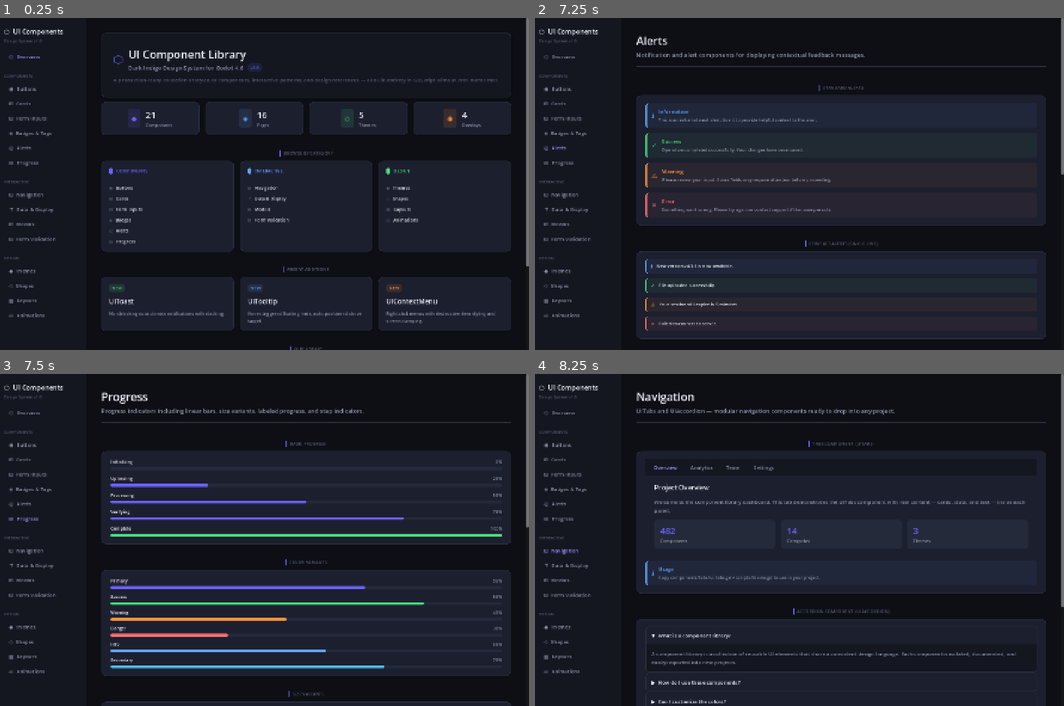
Above: before the commit, frames 1-4 (two rows, left to right).
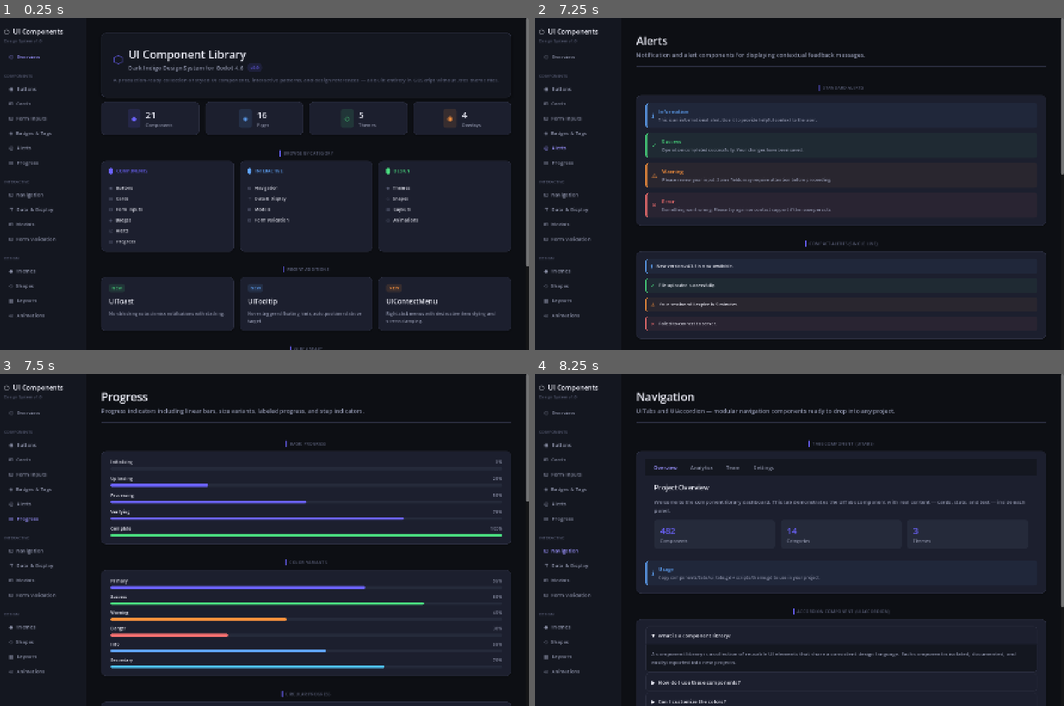
Above: after the commit, the same moments.

Repository: Cai-ki/godot-component-library
Game: Godot game, scene res://scenes/main.tscn
Two runs of this game, one before a commit and one after it. Both use one fixed random seed, a clock stepped at 60 frames per second and the inputs below.
Inputs (mouse positions are in pixels of both pictures, inside the frame that each line leads up to):
- Up to frame 1 (0.25 s): no input
- Up to frame 2 (7.25 s): click "⬡ Overview" at 0.5 s; click "◉ Buttons" at 1.25 s; click "⊞ Cards" at 2 s; click "⊟ Form Inputs" at 2.75 s; click (688, 117) at 3.52 s; type "12" at 3.6 s; click (889, 117) at 3.75 s; type "12" at 3.83 s; click (688, 184) at 3.98 s; type "12" at 4.07 s; click (788, 184) at 4.27 s; type "12" at 4.35 s; click (889, 184) at 4.5 s; type "12" at 4.58 s; click (989, 184) at 4.73 s; type "12" at 4.82 s; click (741, 270) at 5.02 s; type "Alex" at 5.1 s; click "◈ Badges & Tags" at 5.75 s; click "◎ Alerts" at 6.5 s
- Up to frame 3 (7.5 s): click "▤ Progress" at 7.25 s
- Up to frame 4 (8.25 s): click "⊡ Navigation" at 8 s

Frames 1-2 are identical in both runs. In frame 3, less than 0.1% of the frame differs, in the area x 53-100%, y 38-98%; in frame 4, nothing differs.

Commit message:
feat: add UIProgressRing circular progress component
Custom-drawn ring progress using draw_arc(), supports configurable
size/thickness/color, center percentage label, and animate_to() API.
Added Circular Progress section to Progress page with color and size demos.

Diff:
--- /dev/null
+++ b/components/progress/ui_progress_ring.gd
@@ -0,0 +1,85 @@
+## UIProgressRing — Standalone Component
+## Circular progress indicator with animated fill arc.
+##
+## Usage:
+##   var ring := UIProgressRing.new()
+##   ring.value = 0.75
+##   ring.progress_color = UITheme.SUCCESS
+##   ring.animate_to(1.0)
+##   parent.add_child(ring)
+##
+## Dependencies: scripts/theme.gd (UITheme)
+class_name UIProgressRing
+extends Control
+
+@export var value: float = 0.5:
+	set(v):
+		value = clampf(v, 0.0, 1.0)
+		queue_redraw()
+		if _pct: _pct.text = str(int(value * 100)) + "%"
+
+@export var progress_color: Color = Color("6C63FF"):   # UITheme.PRIMARY
+	set(v): progress_color = v; queue_redraw()
+
+@export var ring_size: float = 80.0:
+	set(v):
+		ring_size = v
+		custom_minimum_size = Vector2(v, v)
+		if _pct: _pct.add_theme_font_size_override("font_size", _label_font_size())
+		queue_redraw()
+
+@export var thickness: float = 6.0:
+	set(v): thickness = v; queue_redraw()
+
+@export var show_label: bool = true:
+	set(v): show_label = v; if _pct: _pct.visible = v
+
+var _pct: Label
+
+
+func _ready() -> void:
+	custom_minimum_size = Vector2(ring_size, ring_size)
+	_build()
+
+
+# ── Public API ────────────────────────────────────────────────────────────────
+
+func animate_to(target: float, duration: float = 0.5) -> void:
+	var tw := create_tween()
+	tw.set_ease(Tween.EASE_OUT).set_trans(Tween.TRANS_CUBIC)
+	tw.tween_property(self, "value", clampf(target, 0.0, 1.0), duration)
+
+
+# ── Build ─────────────────────────────────────────────────────────────────────
+
+func _build() -> void:
+	_pct = Label.new()
+	_pct.text = str(int(value * 100)) + "%"
+	_pct.visible = show_label
+	_pct.horizontal_alignment = HORIZONTAL_ALIGNMENT_CENTER
+	_pct.vertical_alignment = VERTICAL_ALIGNMENT_CENTER
+	_pct.set_anchors_and_offsets_preset(Control.PRESET_FULL_RECT)
+	_pct.add_theme_font_size_override("font_size", _label_font_size())
+	_pct.add_theme_color_override("font_color", UITheme.TEXT_PRIMARY)
+	add_child(_pct)
+
+
+func _label_font_size() -> int:
+	return maxi(11, int(ring_size * 0.2))
+
+
+# ── Draw ──────────────────────────────────────────────────────────────────────
+
+func _draw() -> void:
+	var center := size / 2.0
+	var radius := minf(size.x, size.y) / 2.0 - thickness / 2.0
+
+	# Track (full circle background)
+	draw_arc(center, radius, 0.0, TAU, 64, UITheme.SURFACE_3, thickness, true)
+
+	# Fill arc (from top, clockwise)
+	if value > 0.001:
+		var start := -PI / 2.0
+		var sweep := TAU * value
+		var points := maxi(4, int(64.0 * value))
+		draw_arc(center, radius, start, start + sweep, points, progress_color, thickness, true)
--- a/scripts/pages/progress_page.gd
+++ b/scripts/pages/progress_page.gd
@@ -8,6 +8,7 @@
 
 	_basic_progress(parent)
 	_color_variants(parent)
+	_circular_progress(parent)
 	_size_variants(parent)
 	_labeled_progress(parent)
 	_step_indicator(parent)
@@ -68,6 +69,65 @@
 	top.add_child(UI.label(str(int(value * 100)) + "%", UITheme.FONT_SM, UITheme.TEXT_SECONDARY))
 
 	UI.progress_bar(v, value, color)
+
+
+# =============================================
+# CIRCULAR PROGRESS
+# =============================================
+
+func _circular_progress(parent: Control) -> void:
+	UI.section(parent, "Circular Progress")
+	var card_v := UI.card(parent, 24, 24)
+
+	# Row of rings
+	var row := UI.hbox(card_v, 32)
+	row.alignment = BoxContainer.ALIGNMENT_CENTER
+
+	var items := [
+		["Design",  0.95, UITheme.SUCCESS,   80.0, 6.0],
+		["Code",    0.72, UITheme.PRIMARY,   80.0, 6.0],
+		["Docs",    0.35, UITheme.WARNING,   80.0, 6.0],
+		["Tests",   0.15, UITheme.DANGER,    80.0, 6.0],
+	]
+
+	for item in items:
+		var col := UI.vbox(row, 8)
+		col.alignment = BoxContainer.ALIGNMENT_CENTER
+
+		var center := CenterContainer.new()
+		col.add_child(center)
+
+		var ring := UIProgressRing.new()
+		ring.value = item[1]
+		ring.progress_color = item[2]
+		ring.ring_size = item[3]
+		ring.thickness = item[4]
+		center.add_child(ring)
+
+		var lbl := UI.label(item[0], UITheme.FONT_SM, UITheme.TEXT_SECONDARY)
+		lbl.horizontal_alignment = HORIZONTAL_ALIGNMENT_CENTER
+		col.add_child(lbl)
+
+	# Size variants row
+	UI.spacer(card_v, 8)
+	card_v.add_child(UI.label("Size Variants", UITheme.FONT_SM, UITheme.TEXT_MUTED))
+	var row2 := UI.hbox(card_v, 24)
+	row2.alignment = BoxContainer.ALIGNMENT_CENTER
+
+	var sizes := [
+		[48.0,  4.0, 0.6],
+		[64.0,  5.0, 0.6],
+		[96.0,  7.0, 0.6],
+		[120.0, 8.0, 0.6],
+	]
+	for sz in sizes:
+		var c := CenterContainer.new()
+		row2.add_child(c)
+		var ring := UIProgressRing.new()
+		ring.value = sz[2]
+		ring.ring_size = sz[0]
+		ring.thickness = sz[1]
+		c.add_child(ring)
 
 
 # =============================================
Not shown, added: components/progress/ui_progress_ring.gd.uid
